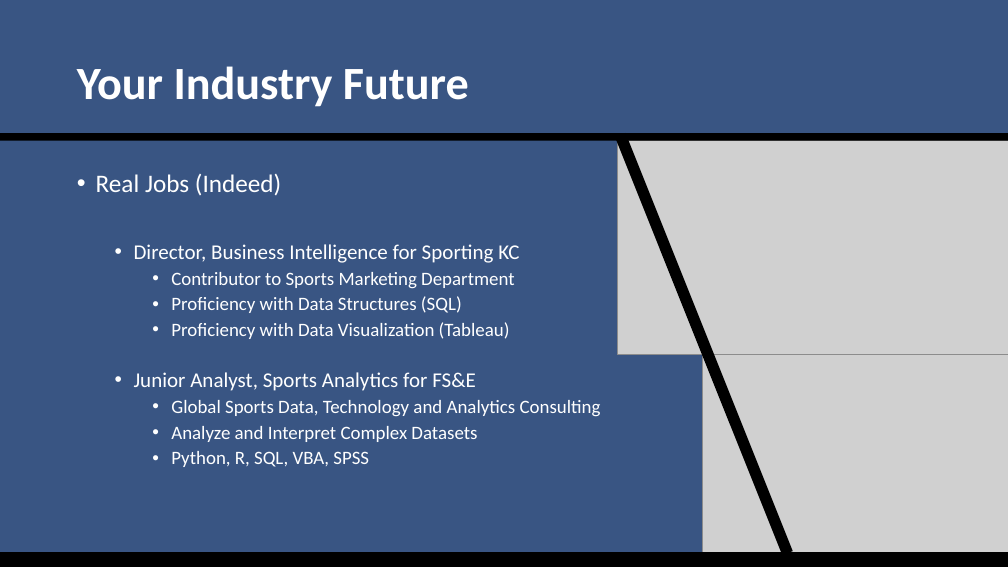
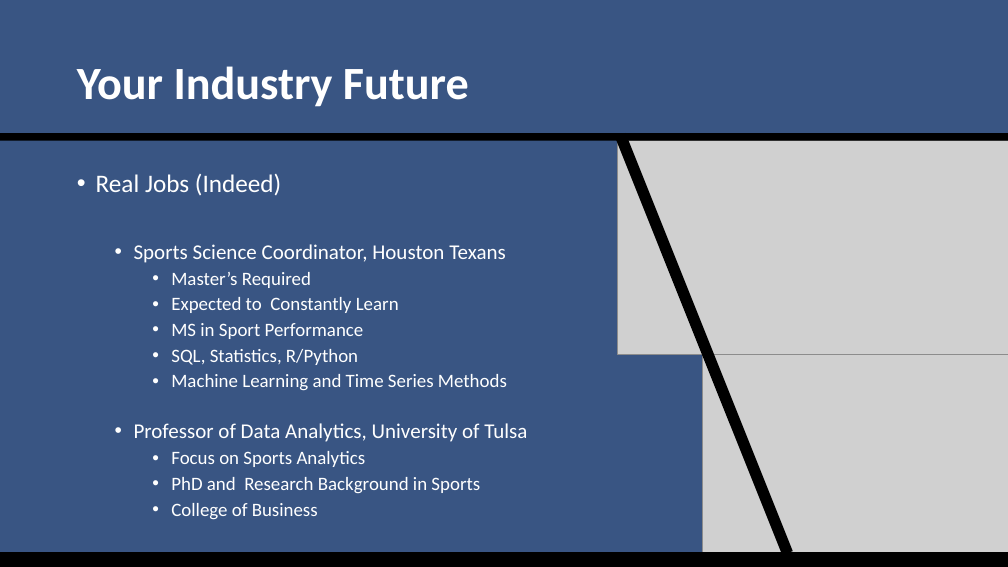
Before and after one commit to SuperMarioGiacomazzo/STOR538_WEBSITE, a slide deck: slide 16 of Slides/Sports Analytics 3/Sports_Analytics_3_Lecture.pptx (slide 15 before the commit). Drawn at 1008x567 pixels with LibreOffice and Linux fonts; fonts in the diff are those of the drawing; grey boxes stand for pictures. Boxes give left, top, right and bottom in pixels: in the first picture for what was removed or moved away, otherwise in the second. Text is boxed around its words. In the diff, an @@ line names an element or a change of style, - is before the commit and + after.

```diff
--- a/Slides/Sports Analytics 3/Sports_Analytics_3_Lecture.pptx
+++ b/Slides/Sports Analytics 3/Sports_Analytics_3_Lecture.pptx
@@ text at (134, 244, 527, 520): text changed @@
-  • Director, Business Intelligence for Sporting KC
-    • Contributor to Sports Marketing Department
-    • Proficiency with Data Structures (SQL)
-    • Proficiency with Data Visualization (Tableau)
-  • Junior Analyst, Sports Analytics for FS&E
-    • Global Sports Data, Technology and Analytics Consulting
-    • Analyze and Interpret Complex Datasets
-    • Python, R, SQL, VBA, SPSS
+  • Sports Science Coordinator, Houston Texans
+    • Master’s Required
+    • Expected to Constantly Learn
+    • MS in Sport Performance
+    • SQL, Statistics, R/Python
+    • Machine Learning and Time Series Methods
+  • Professor of Data Analytics, University of Tulsa
+    • Focus on Sports Analytics
+    • PhD and Research Background in Sports
+    • College of Business
```
Also in this commit, not shown: 7 other slides changed, 2 slides added, 3 other files.
